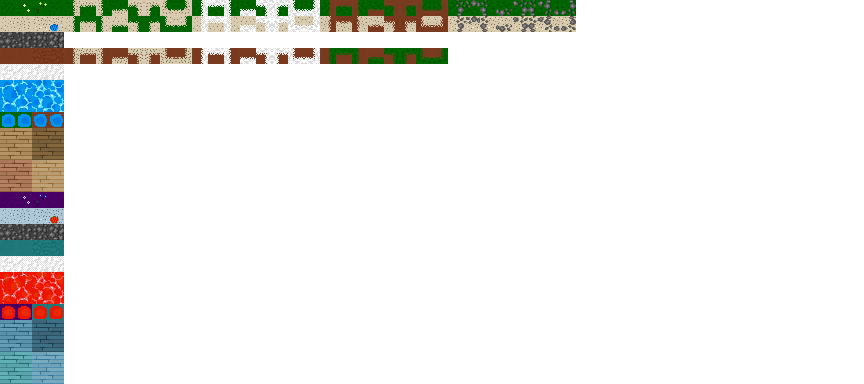
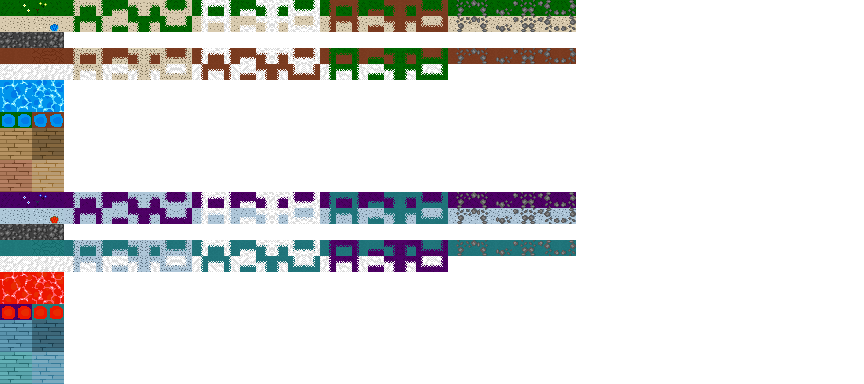
Two versions of the same layered image (864 x 384). Layer-by-layer changes:
renamed "GroundAlive.png" to "Ground.png", painted on it over [64, 48, 576, 272]
